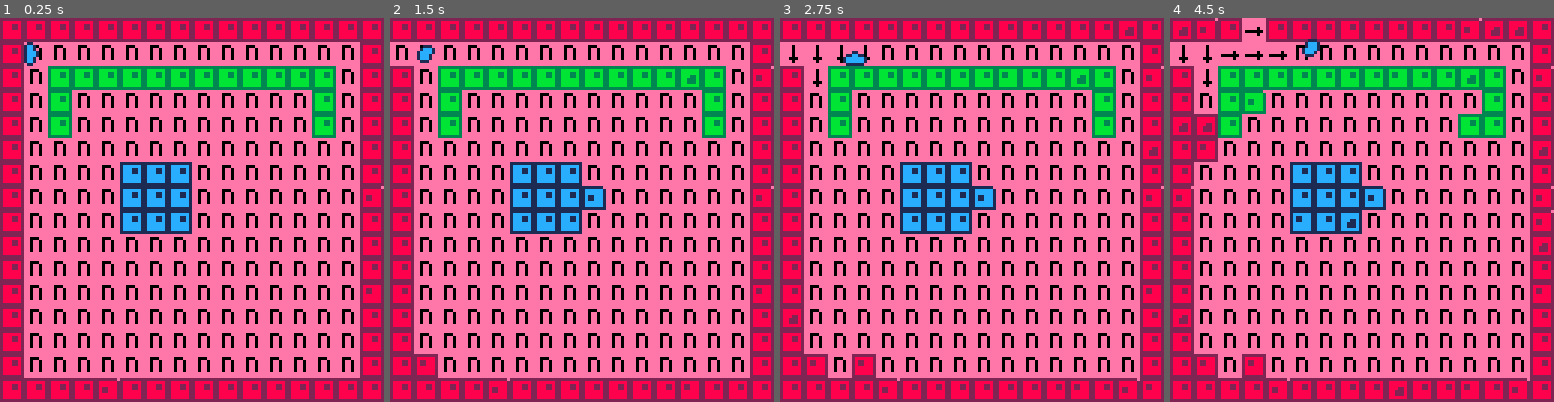
Above: before the commit, frames 1-4 (left to right).
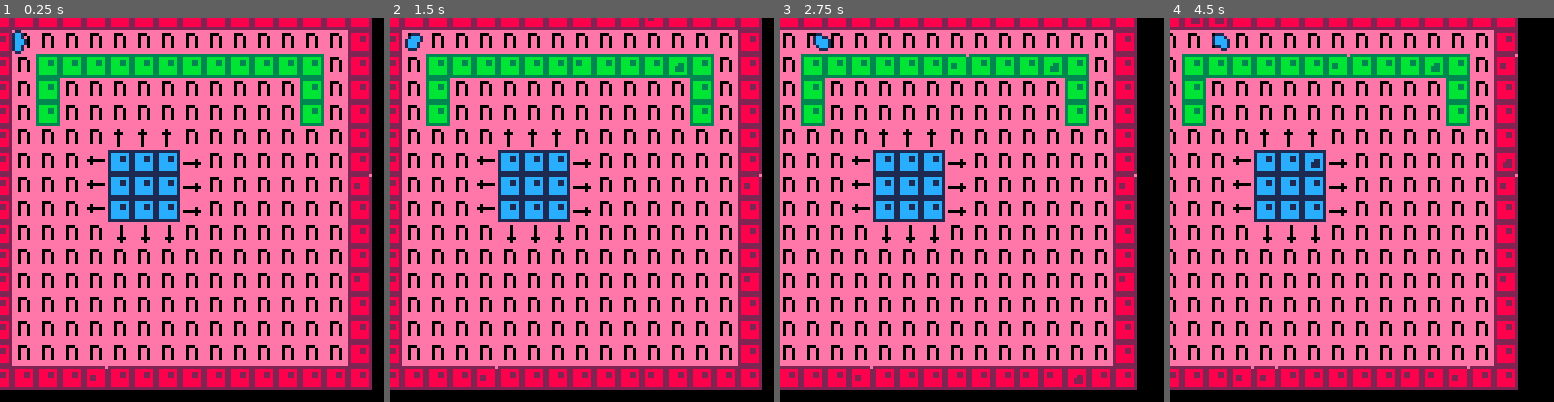
Above: after the commit, the same moments.

Repository: Compynerd255/thehansinator-ludum-dare-38
Game: PICO-8 cartridge game.p8
Same seed, same stepped clock (60 frames per second), same inputs: the game is played once before the commit and once after it.
Inputs:
- Up to frame 1 (0.25 s): no input
- Up to frame 2 (1.5 s): tap X (X key) at 0.33, 1.07 s; tap O (Z key) at 0.7 s
- Up to frame 3 (2.75 s): hold Right 1.6-2.1 s; tap O (Z key) at 1.7, 2.1, 2.5 s; tap X (X key) at 1.85 s; hold Up 2.15-2.42 s; hold Right from 2.47 s (still down)
- Up to frame 4 (4.5 s): tap O (Z key) every 0.4 s from 2.9 to 4.1 s; tap X (X key) at 2.97, 4.08 s; release Right at 3.03 s; hold Left 3.08-3.58 s; hold Down 3.63-3.97 s; hold Right from 4.02 s (still down)

The runs differ from the first frame. In frame 1, 55% of the frame differs, in the area x 0-100%, y 0-100%; in frame 2, 55%; in frame 3, 57%; in frame 4, 62%.

Commit message:
Roll back cell replication and destruction

Diff:
--- a/game.p8
+++ b/game.p8
@@ -11,8 +11,8 @@
  {0,1,2,3,"x","y"}
 }
 
-fieldwidth=16
-fieldheight=16
+fieldwidth=32
+fieldheight=32
 
 function _init()
 
@@ -62,10 +62,7 @@
 for i=0,fieldwidth do
  for j=0,fieldheight do
   local m=mget(i,j)
-  if m>=1 and m<=5 then
-   update_tile_current(
-    i,j,m,changeorders)
-  elseif m>=16 and m<=31 then
+  if m>=16 and m<=31 then
    update_tile_cell(
     i,j,m,changeorders)
   end
@@ -75,65 +72,6 @@
 local c
 for c in all(changeorders) do
  mset(c.x,c.y,c.m)
-end
-
-end
-
---update empty tile with
---current
-function update_tile_current(
- x,y,m,changeorders)
-
-local cv = {}
-local vcount = 1
-cv.x=rnd(1)-.5
-cv.y=rnd(1)-.5
-if m>=1 and m<=5 then
- cv=vecdir_add(cv,m-1,1)
- vcount+=1
-end
-local i
-local j
-for i=-1,1 do
- for j=-1,1 do
- local o=mget(x+i,y+j)
- if o>=1 and o<=5 then
-  cv=vecdir_add(cv,o-1,1)
-  vcount+=1.5
- end
- end
-end
-
-cv.x /= vcount
-cv.y /= vcount
-
-local newm = m
-
-if abs(cv.x)<0.3 then cv.x=0 end
-if abs(cv.y)<0.3 then cv.y=0 end
-
-if cv.x==0 and cv.y==0 then
- newm=5
-elseif abs(cv.x)>abs(cv.y) then
- if cv.x < 0 then
-  newm=1
- else
-  newm=2
- end
-else
- if cv.y < 0 then
-  newm=3
- else
-  newm=4
- end
-end
-
-if newm != m then
- local changeorder={}
- changeorder.x=x
- changeorder.y=y
- changeorder.m=newm
- add(changeorders,changeorder)
 end
 
 end
@@ -165,12 +103,8 @@
  pos=vecdir_add(pos,d,1)
  if not is_solid(pos.x,pos.y)
  then
-  local changeorder={}
-  changeorder.x=pos.x
-  changeorder.y=pos.y
-  changeorder.m=
-   (mcol*4+16)+flr(rnd(4))
-  add(changeorders,changeorder)
+  --todo: spawn slime of that
+  --color
  end
 end
 
@@ -243,10 +177,9 @@
    0.6)
   newv.x += 0.5
   newv.y += 0.5
-  if is_solid(newv.x,newv.y)
+  player.dir = dirinfo[3]
+  if not is_solid(newv.x,newv.y)
   then
-   player.dir = dirinfo[3]
-  else
    player.sticking=false
   end
   player.stretch=3.9
@@ -258,39 +191,9 @@
  end
 end
 
---press 🅾️ to create current
+--press 🅾️ to unstick
 if btnp(4) then
- for i=-1,1 do
-  for j=-1,1 do
-   local mx=player.x+0.5+i
-   local my=player.y+0.5+j
-   if not is_solid(mx,my)
-   then
-    mset(mx,my,dirinfo[3]+1)
-   end
-  end
- end
  player.sticking=false
-end
-
-
---press ❎ to destroy cell,
---pushing into area beneath
-if btnp(5) then
- if is_solid(
-  belowpos.x,
-  belowpos.y)
- then
-  local m=mget(
-   flr(belowpos.x),
-   flr(belowpos.y))
-  if m>=16 and m<=31 then
-   mset(
-    flr(belowpos.x),
-    flr(belowpos.y),
-    5)
-  end
- end
 end
 
 end
